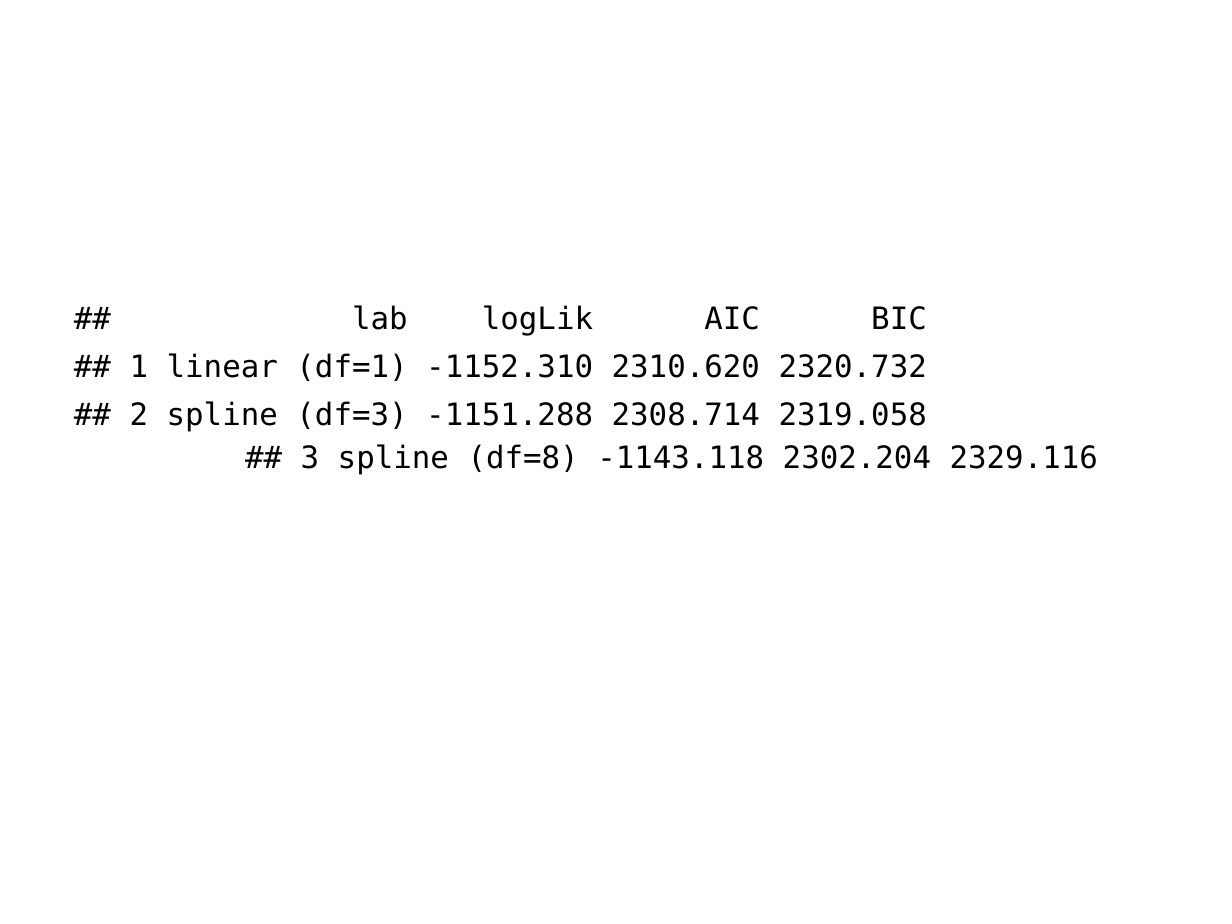
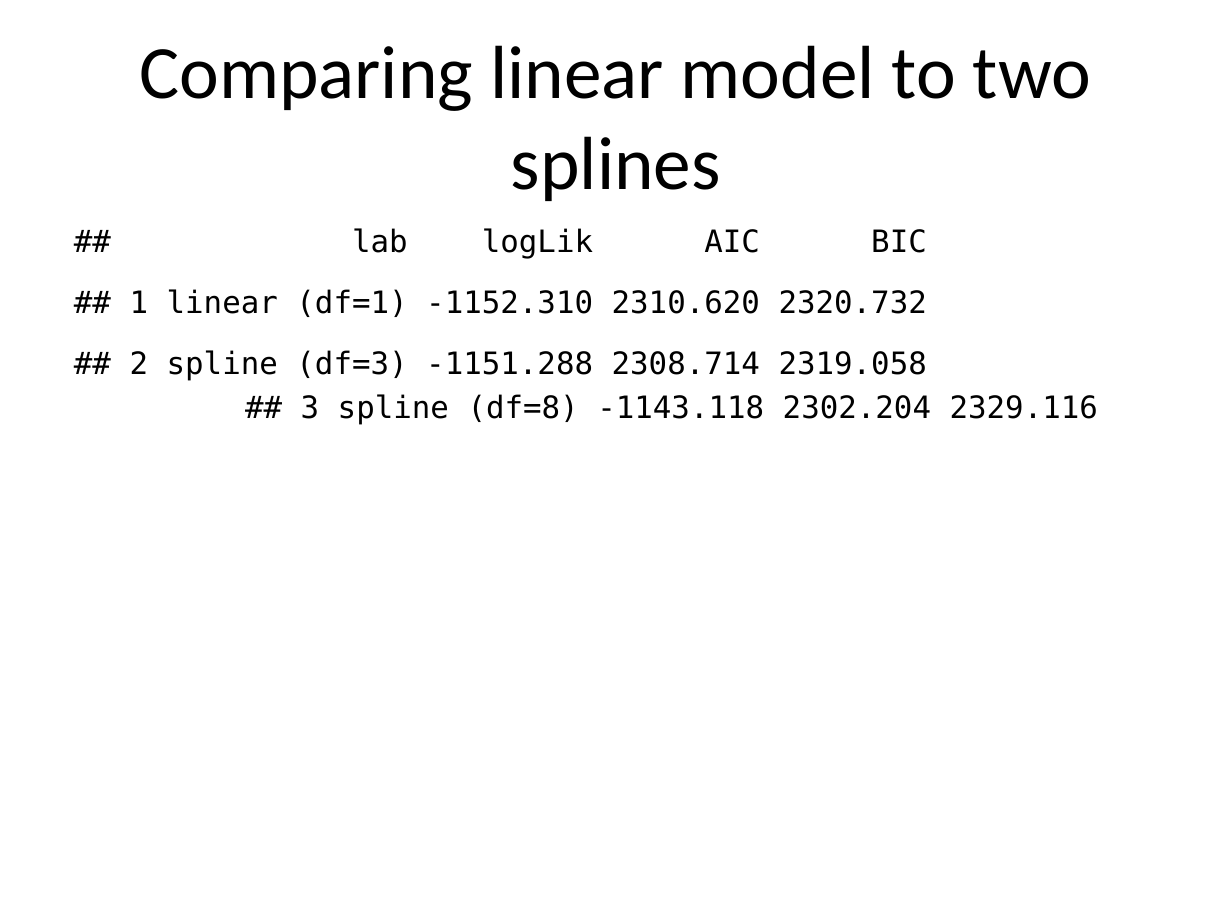
Before and after one commit to pmean/survival-lecture4, a slide deck: slide 31 of r/ppt4.pptx (slide 30 before the commit). Drawn at 1232x924 pixels with LibreOffice and Linux fonts; fonts in the diff are those of the drawing. Boxes give left, top, right and bottom in pixels: in the first picture for what was removed or moved away, otherwise in the second. Text is boxed around its words. In the diff, an @@ line names an element or a change of style, - is before the commit and + after.

```diff
--- a/r/ppt4.pptx
+++ b/r/ppt4.pptx
@@ title added at [139, 45, 1091, 201], 44 pt, text #000000 @@
+Comparing linear model to two splines
@@ text "## lab logLik AIC BIC ..." rewrapped from [130, 305, 1098, 475] to [130, 228, 1098, 425] @@
```
Also in this commit, not shown: 1 other slide changed, 5 slides added, 4 slides removed, 2 other files.
